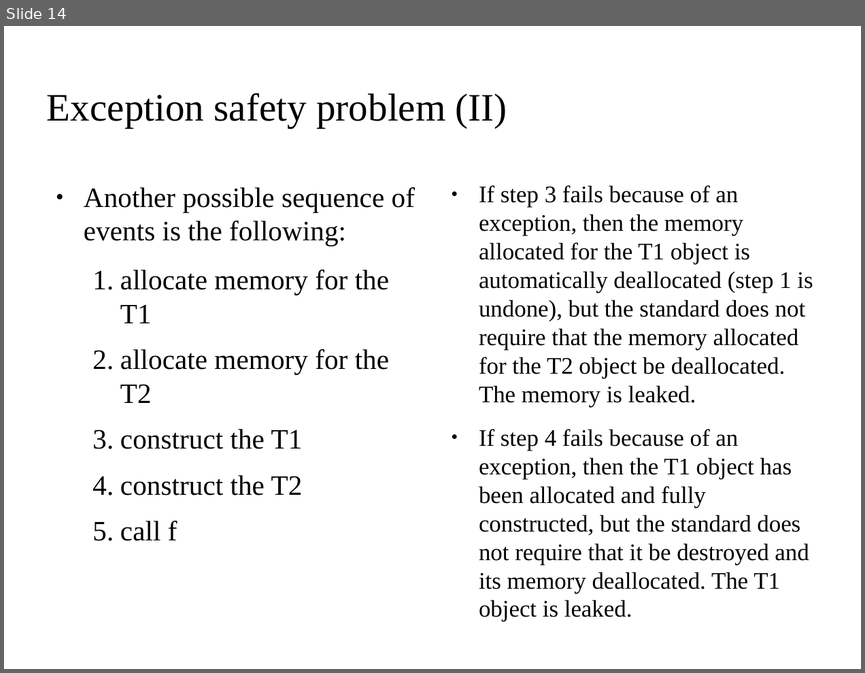
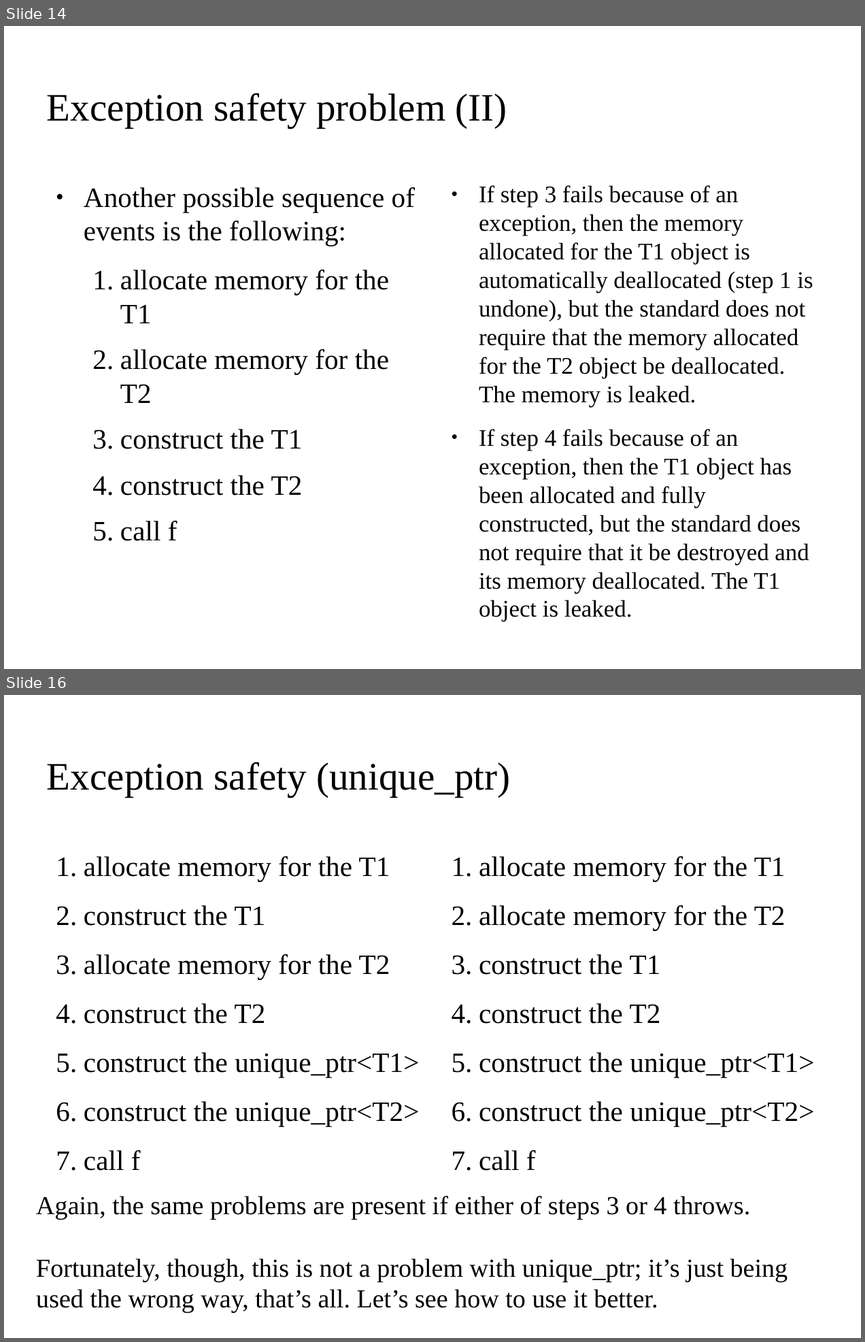
Before and after one commit to kks32/cpp-software-development, a slide deck: Ex10_Exception_Handling_II/Ex10_Exception_Handling_II.odp. Shown one above the other, each under a label of ours: slide 14 before the commit, slides 14 and 16 after it; the slides between them are not shown. The pictures are 865x673 and 865x1342 pixels, drawn with LibreOffice and Linux fonts; fonts in the diff are those of the drawing; background and template pictures are left out. Boxes give left, top, right and bottom in pixels: in the first picture for what was removed or moved away, otherwise in the second. Text is boxed around its words. In the diff, an @@ line names an element or a change of style, - is before the commit and + after.

Commit message:
make_unique

```diff
--- a/Ex10_Exception_Handling_II/Ex10_Exception_Handling_II.odp
+++ b/Ex10_Exception_Handling_II/Ex10_Exception_Handling_II.odp
@@ slide 16 added at (x1=4, y1=695, x2=861, y2=1338), background picture (left out) @@
@@ title added at (x1=47, y1=762, x2=511, y2=797), 36 pt, text #000000 @@
+Exception safety (unique_ptr)
@@ text added at (x1=84, y1=856, x2=419, y2=1170), 26 pt, text #000000 @@
+1. allocate memory for the T1
+2. construct the T1
+3. allocate memory for the T2
+4. construct the T2
+5. construct the unique_ptr<T1>
+6. construct the unique_ptr<T2>
+7. call f
@@ text added at (x1=479, y1=856, x2=814, y2=1170), 26 pt, text #000000 @@
+1. allocate memory for the T1
+2. allocate memory for the T2
+3. construct the T1
+4. construct the T2
+5. construct the unique_ptr<T1>
+6. construct the unique_ptr<T2>
+7. call f
@@ text added at (x1=36, y1=1195, x2=788, y2=1312), 24 pt, text #000000 @@
+Again, the same problems are present if either of steps 3 or 4 throws.
+Fortunately, though, this is not a problem with unique_ptr; it’s just being used the wrong way, that’s all. Let’s see how to use it better.
```
Also in this commit, not shown: 3 other slides added, 1 other file.
